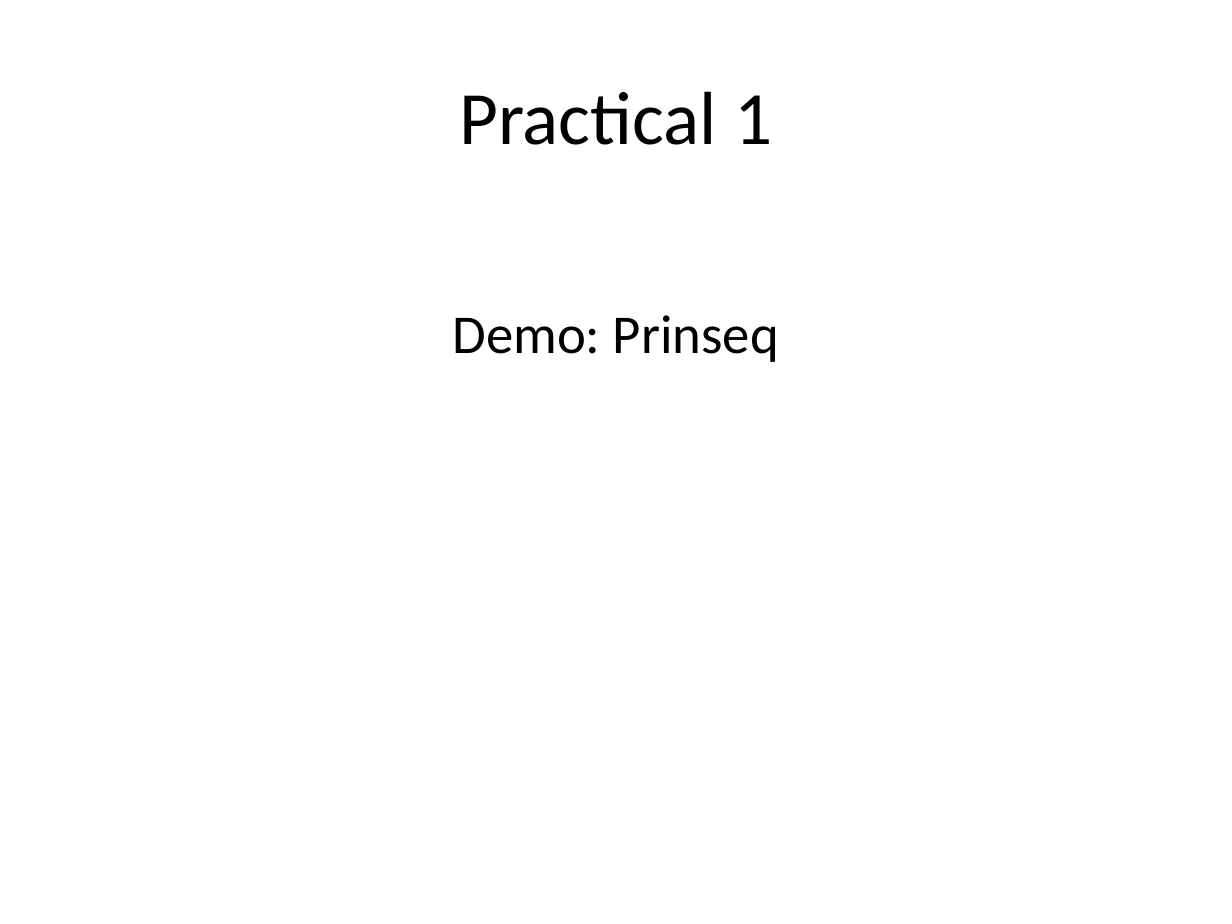
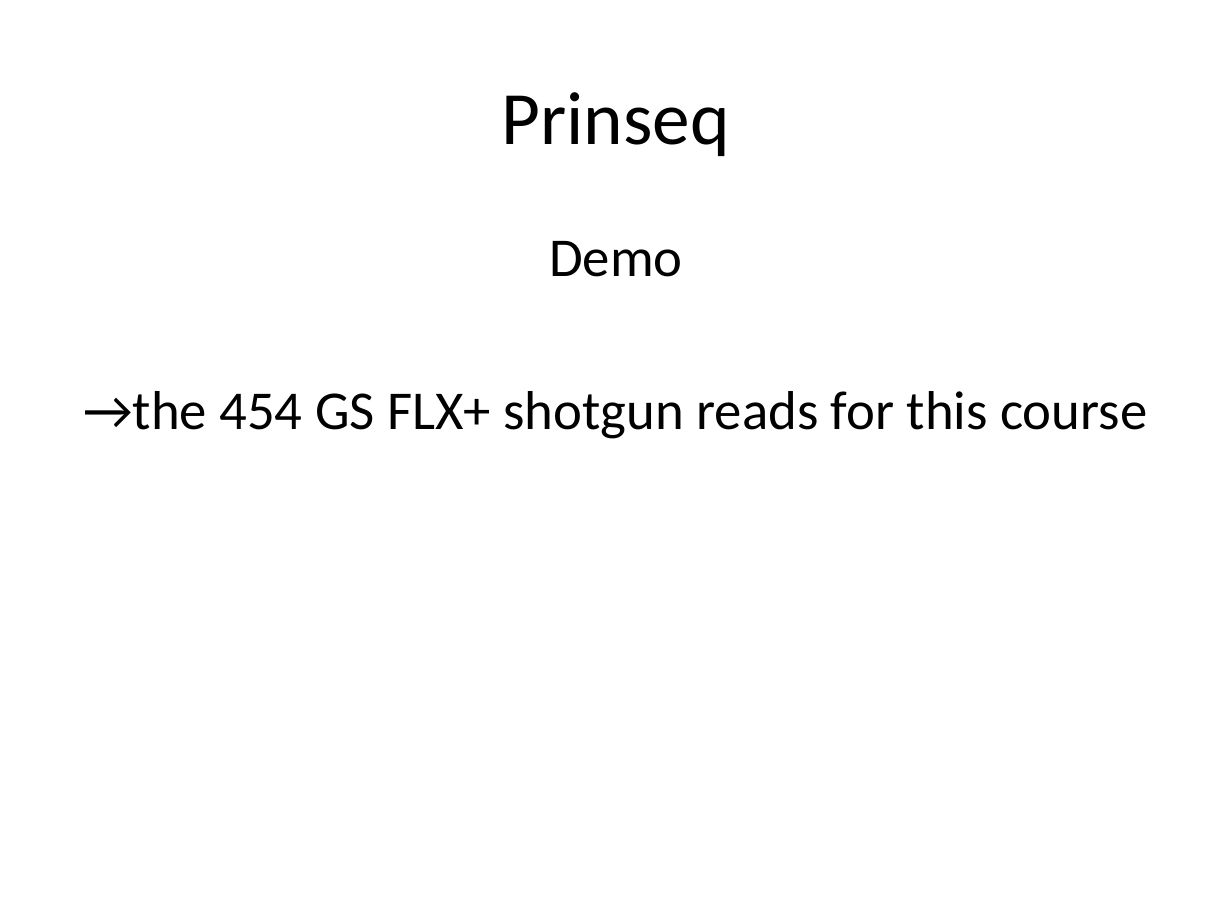
Before and after one commit to lexnederbragt/denovo-assembly-tutorial, a slide deck: slide 17 of presentations/Practical_1_preparing_and_QC_of_sequence_ data.pptx (slide 22 before the commit). Drawn at 1232x924 pixels with LibreOffice and Linux fonts; fonts in the diff are those of the drawing. Boxes give left, top, right and bottom in pixels: in the first picture for what was removed or moved away, otherwise in the second. Text is boxed around its words. In the diff, an @@ line names an element or a change of style, - is before the commit and + after.

Commit message:
Update

```diff
--- a/presentations/Practical_1_preparing_and_QC_of_sequence_ data.pptx
+++ b/presentations/Practical_1_preparing_and_QC_of_sequence_ data.pptx
@@ title at <box>502,92,730,156</box>: text changed @@
-Practical 1
+Prinseq
@@ text at <box>83,241,1147,439</box>: text changed @@
-Demo: Prinseq
+Demo
+→the 454 GS FLX+ shotgun reads for this course
```
Also in this commit, not shown: 8 other slides changed, 3 slides added, 1 slide removed.
